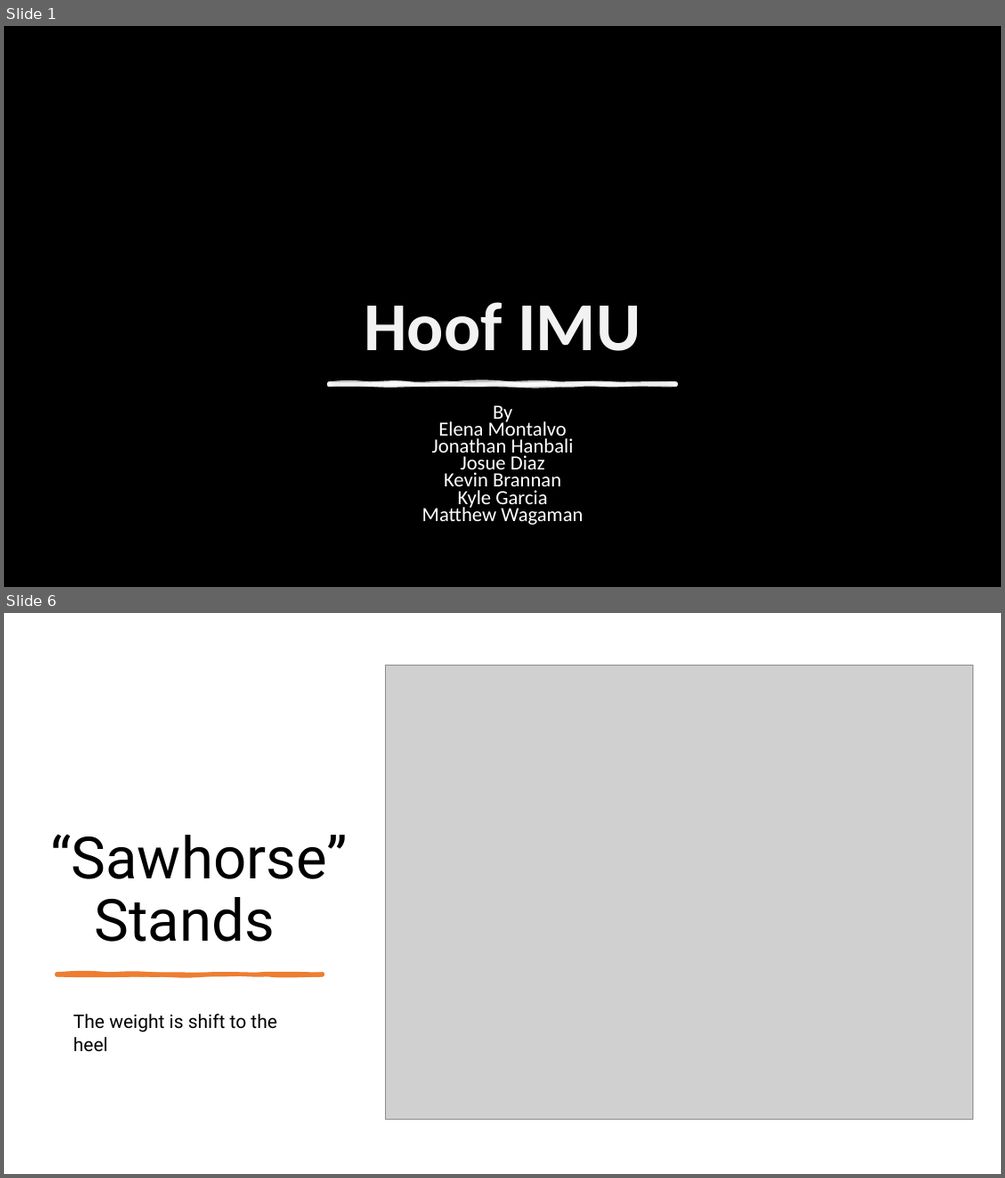
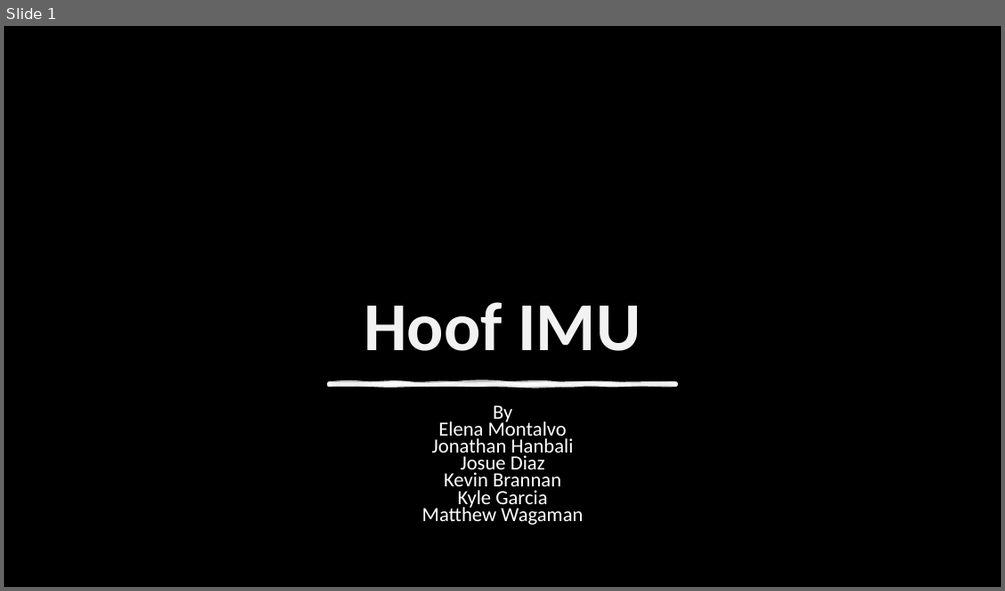
Before and after one commit to kyobg/HOOF-IMU, a slide deck: SDP_Summer_Progress.pptx. Shown one above the other, each under a label of ours: slides 1 and 6 before the commit, slide 1 after it; the slides between them are not shown. The pictures are 1005x1178 and 1005x591 pixels, drawn with LibreOffice and Linux fonts; fonts in the diff are those of the drawing; grey boxes stand for pictures; background and template pictures are left out. Boxes give left, top, right and bottom in pixels: in the first picture for what was removed or moved away, otherwise in the second. Text is boxed around its words. In the diff, an @@ line names an element or a change of style, - is before the commit and + after.

```diff
--- a/SDP_Summer_Progress.pptx
+++ b/SDP_Summer_Progress.pptx
@@ slide 6 removed at <box>4,613,1001,1174</box>, background #FFFFFF @@
@@ picture removed at <box>386,666,974,1119</box> @@
@@ title removed at <box>51,834,348,941</box> @@
-“Sawhorse” Stands
@@ freeform shape removed at <box>57,973,323,975</box> @@
@@ text removed at <box>73,1013,277,1052</box> @@
-The weight is shift to the heel
```
Also in this commit, not shown: 1 slide changed, 5 slides added, 15 other slides removed, 5 other files.
